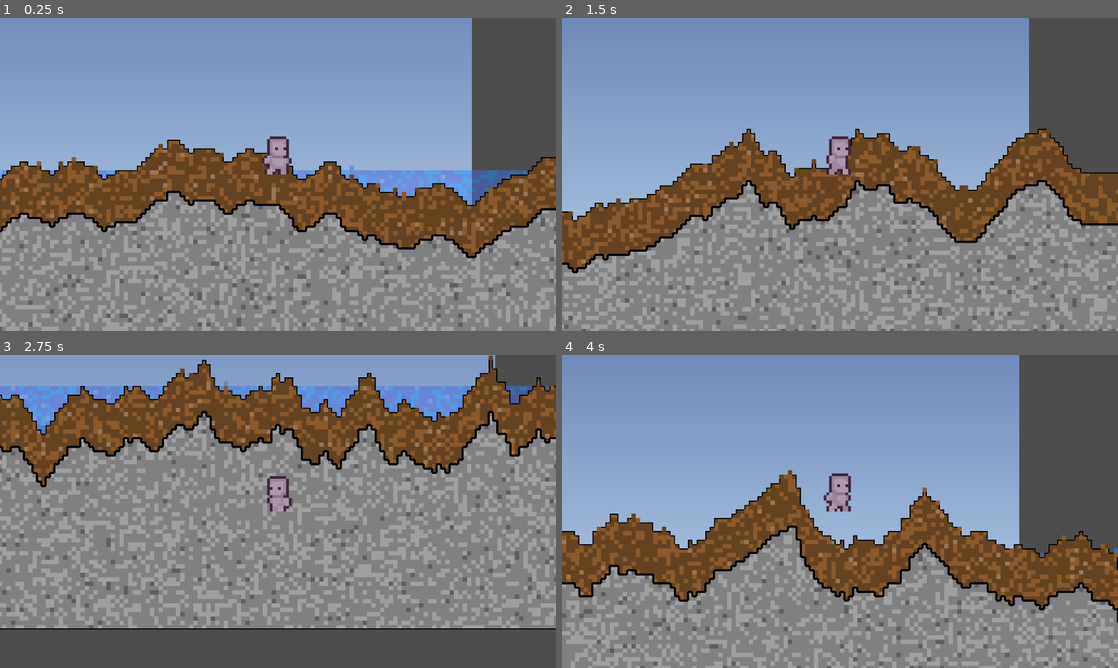
Above: before the commit, frames 1-4 (two rows, left to right).
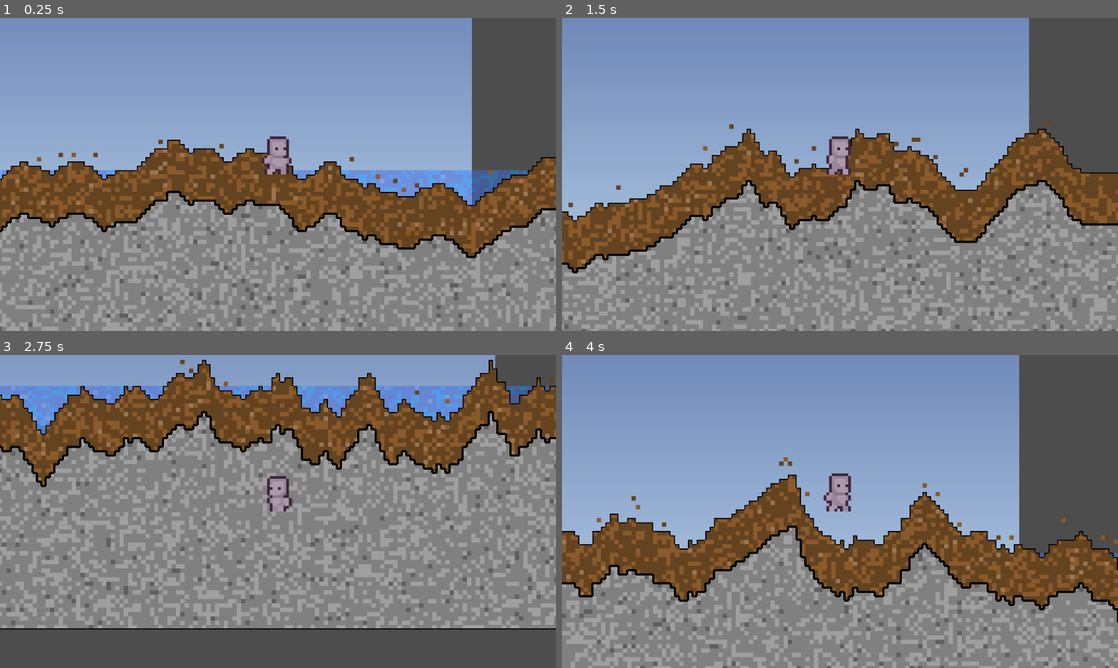
Above: after the commit, the same moments.

Repository: MessrsBrightside/pixel-mixel
Game: Godot game, scene res://scenes/main.tscn
The game is run twice, just before and just after one commit, with the same random seed, the same clock (stepped at 60 frames per second) and the same inputs.
Inputs (mouse positions are in pixels of both pictures, inside the frame that each line leads up to):
- Up to frame 1 (0.25 s): no input
- Up to frame 2 (1.5 s): tap Enter (ui_accept) at 0.5, 0.77 s; move the mouse to (962, 158) at 0.52 s; hold Right (ui_right) from 0.53 s (still down); tap 1 at 0.6 s; click (962, 158) at 0.67 s; move the mouse to (728, 190) at 1.27 s; tap 2 at 1.35 s
- Up to frame 3 (2.75 s): tap Enter (ui_accept) at 1.52 s; move the mouse to (333, 442) at 2.02 s; release Right (ui_right) at 2.03 s; hold Left (ui_left) from 2.03 s (still down); tap 3 at 2.1 s
- Up to frame 4 (4 s): move the mouse to (812, 574) at 2.77 s; release Left (ui_left) at 2.78 s; hold Right (ui_right) from 2.78 s (still down); tap 4 at 2.85 s; click (812, 574) at 2.92 s; tap Enter (ui_accept) at 3.02, 3.77 s; move the mouse to (1006, 558) at 3.52 s; tap 5 at 3.6 s

The runs differ from the first frame. In frame 1, 0.4% of the frame differs, in the area x 6-89%, y 38-58%; in frame 2, 0.4%; in frame 3, 0.2%; in frame 4, 0.5%, in the area x 6-100%, y 32-65%.

Commit message:
Remove grid sim from runtime — Godot physics handles all gameplay movement (#49)

Diff:
--- a/scenes/main.gd
+++ b/scenes/main.gd
@@ -4,10 +4,8 @@
 ## Shows world generating and settling in real-time.
 
 var _renderer: ChunkRenderer
-var _simulator: ChunkSimulator
 var _grid: ChunkGrid
 var _current_seed: int = 42
-var _ticks_per_frame: int = 3
 var _label: Label
 var _player: Player
 var _camera: Camera2D
@@ -49,19 +47,7 @@
 
 
 func _process(_delta: float) -> void:
-	if _simulator == null or _grid == null:
-		return
-	_simulator.reset_dirty()
-	var moved := false
-	for i in range(_ticks_per_frame):
-		if _simulator.tick(_grid):
-			moved = true
-		else:
-			break
-	if moved:
-		var dirty := _simulator.get_dirty_rect()
-		if dirty.size.x > 0:
-			_renderer.mark_dirty_region(dirty)
+	pass
 
 
 func _unhandled_input(event: InputEvent) -> void:
@@ -78,8 +64,6 @@
 			KEY_9: _generate_biome("cave", 42)
 			KEY_0: _generate_biome("desert", 42)
 			KEY_R: _generate(randi(), {"amplitude": 30, "frequency": 0.02, "base_height": 75, "water_level": 80, "dirt_depth": 14, "loose_density": 0.1})
-			KEY_UP: _ticks_per_frame = mini(_ticks_per_frame * 2, 500)
-			KEY_DOWN: _ticks_per_frame = maxi(_ticks_per_frame / 2, 1)
 
 
 func _generate_preset(idx: int) -> void:
@@ -91,7 +75,6 @@
 	_current_seed = seed_val
 	var gen := BiomeGenerator.new()
 	_grid = gen.generate(biome_name, seed_val)
-	_simulator = ChunkSimulator.new(seed_val)
 	_renderer.grid = _grid
 	_renderer.terrain_defs = _load_terrain_defs()
 	_renderer.render()
@@ -115,7 +98,6 @@
 	runner.add_plugin(PalettePlugin.new())
 	runner.run(_grid, seed_val, params)
 
-	_simulator = ChunkSimulator.new(seed_val)
 	_renderer.grid = _grid
 	_renderer.terrain_defs = _load_terrain_defs()
 	_renderer.render()
@@ -127,7 +109,7 @@
 
 
 func _update_label(status: String) -> void:
-	_label.text = "%s | ticks/frame: %d (UP/DOWN)" % [status, _ticks_per_frame]
+	_label.text = status
 
 
 func _place_player() -> void:
